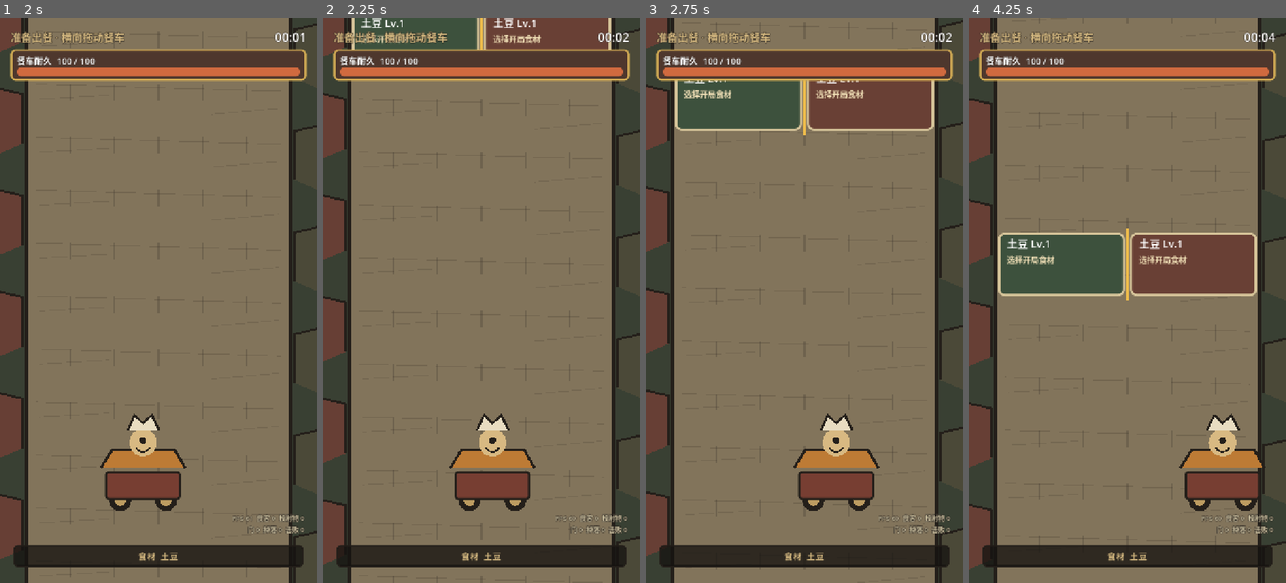
Above: before the commit, frames 1-4 (left to right).
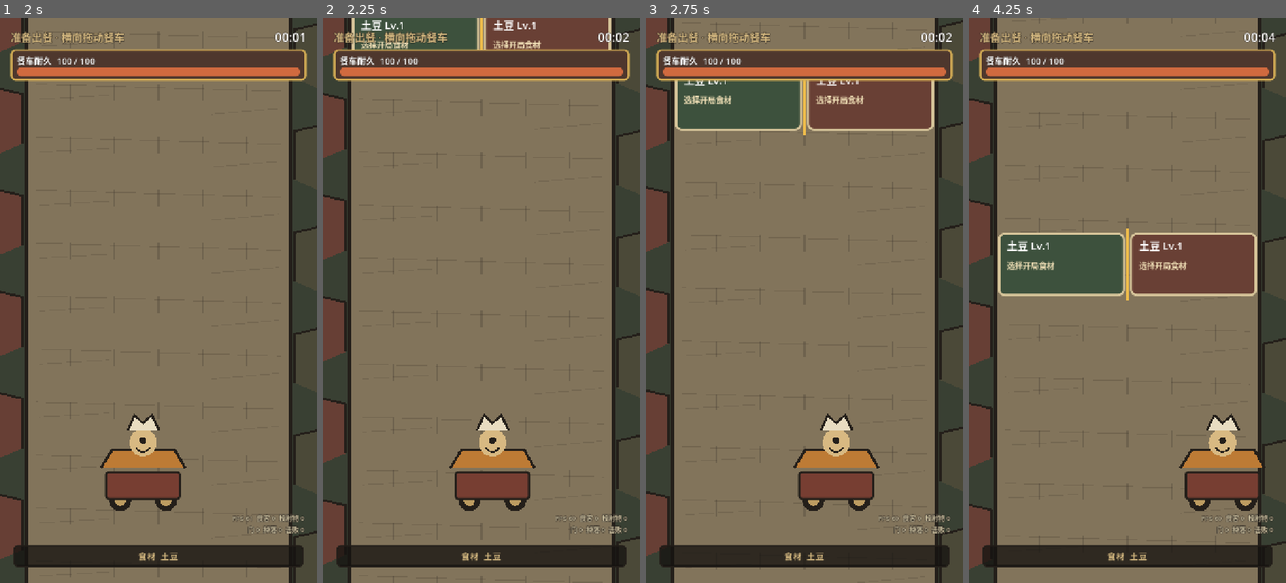
Above: after the commit, the same moments.

Repository: Xixi052303/Sali-project
Game: Godot game, scene res://scenes/run.tscn
Same seed, same stepped clock (60 frames per second), same inputs: the game is played once before the commit and once after it.
Inputs (mouse positions are in pixels of both pictures, inside the frame that each line leads up to):
- Up to frame 1 (2 s): move the mouse to (228, 272) at 0.52 s; click (228, 272) at 0.67 s; drag from (95, 328) to (142, 413) at 1.27 s
- Up to frame 2 (2.25 s): move the mouse to (513, 176) at 2.02 s; click (513, 176) at 2.17 s
- Up to frame 3 (2.75 s): no input
- Up to frame 4 (4.25 s): drag from (1111, 413) to (1032, 215) at 2.77 s; move the mouse to (1222, 385) at 3.52 s; click (1222, 385) at 3.67 s

Frame 1 is identical in both runs. In frame 2, 0.7% of the frame differs, in the area x 12-69%, y 0-6%; in frame 3, 0.7%; in frame 4, 0.9%, in the area x 12-69%, y 39-45%.

Commit message:
完善强化门双层血量与食客实际碰撞结算
- 强化门新增公开基础血量与隐藏升值血量，修复中心位置同时取得两侧效果的问题
- 普通食客改为仅与餐车主体实际相交时造成伤害
- 成功绕行的食客从屏幕底部静默离场，不扣耐久、不掉落且不计入击败
- 同步更新README、模块化GDD、决策记录和工程运行链路
- 补充强化门及食客碰撞核心测试
- 验证通过：CORE_TESTS_OK、SMOKE_TEST_OK、git diff --check
- 未执行：720×1280、405×720及窄长竖屏的人工画面验收

Diff:
--- a/scripts/cart.gd
+++ b/scripts/cart.gd
@@ -6,6 +6,7 @@
 
 const BASE_MOVE_SPEED: float = 900.0
 const INK: Color = Color("#241f1a")
+const COLLISION_RECT: Rect2 = Rect2(-96.0, -150.0, 192.0, 217.0)
 
 var state: RunState
 var playfield: Playfield
@@ -74,6 +75,10 @@
 	return true
 
 
+func collision_rect() -> Rect2:
+	return Rect2(global_position + COLLISION_RECT.position, COLLISION_RECT.size)
+
+
 func play_upgrade_feedback(color: Color) -> void:
 	if _upgrade_tween != null and _upgrade_tween.is_valid():
 		_upgrade_tween.kill()
--- a/scripts/customer.gd
+++ b/scripts/customer.gd
@@ -2,7 +2,8 @@
 extends Node2D
 
 signal satisfied(customer: Customer)
-signal leaked(customer: Customer)
+signal collided_with_cart(customer: Customer)
+signal escaped(customer: Customer)
 signal ranged_attack(customer: Customer, amount: float)
 
 const INK: Color = Color("#241f1a")
@@ -49,9 +50,12 @@
 		if _attack_remaining <= 0.0:
 			_attack_remaining = data.attack_interval
 			ranged_attack.emit(self, remaining_appetite * data.attack_ratio)
-	if position.y >= Playfield.CART_Y - 30.0:
+	if run.customer_collides_with_cart(self):
 		active = false
-		leaked.emit(self)
+		collided_with_cart.emit(self)
+	elif position.y >= Playfield.CUSTOMER_DESPAWN_Y:
+		active = false
+		escaped.emit(self)
 
 
 func receive_satisfaction(amount: float) -> void:
@@ -71,6 +75,11 @@
 	return maxf(44.0, float(data.occupied_regions) * Playfield.REGION_WIDTH * 0.42)
 
 
+func collision_rect() -> Rect2:
+	var width: float = _body_width()
+	return Rect2(global_position + Vector2(-width * 0.5, -42.0), Vector2(width, 84.0))
+
+
 func travel_speed() -> float:
 	if data == null or run == null:
 		return 0.0
@@ -80,7 +89,7 @@
 func _draw() -> void:
 	if data == null:
 		return
-	var width: float = maxf(82.0, float(data.occupied_regions) * Playfield.REGION_WIDTH - 18.0)
+	var width: float = _body_width()
 	var body_rect: Rect2 = Rect2(-width * 0.5, -42.0, width, 84.0)
 	var body_color: Color = data.body_color
 	if _hit_feedback_remaining > 0.0:
@@ -111,6 +120,12 @@
 	draw_string(font, text_position, appetite_text, HORIZONTAL_ALIGNMENT_CENTER, width, 30, Color("#ffe09a"))
 
 
+func _body_width() -> float:
+	if data == null:
+		return 82.0
+	return maxf(82.0, float(data.occupied_regions) * Playfield.REGION_WIDTH - 18.0)
+
+
 func _body_style(color: Color) -> StyleBoxFlat:
 	var style: StyleBoxFlat = StyleBoxFlat.new()
 	style.bg_color = color
--- a/scripts/playfield.gd
+++ b/scripts/playfield.gd
@@ -9,6 +9,7 @@
 const REGION_WIDTH: float = ROAD_WIDTH / float(REGION_COUNT)
 const CART_Y: float = 1050.0
 const CUSTOMER_SPAWN_Y: float = -640.0
+const CUSTOMER_DESPAWN_Y: float = 1360.0
 const PROJECTILE_TOP_BOUNDARY: float = -720.0
 const FORWARD_MIN_CENTER_DISTANCE: float = 180.0
 # 生成预测额外预留一帧移动量，保证低帧率下实际距离仍不低于视觉安全线。
--- a/scripts/run.gd
+++ b/scripts/run.gd
@@ -135,6 +135,12 @@
 	return phase == Phase.FORWARD or phase == Phase.BOSS
 
 
+func customer_collides_with_cart(customer: Customer) -> bool:
+	if customer == null or cart == null:
+		return false
+	return customer.collision_rect().intersects(cart.collision_rect())
+
+
 func get_priority_target() -> Node2D:
 	var best_target: Node2D = null
 	var best_forward: float = INF
@@ -218,7 +224,11 @@
 			projectile.register_hit(boss)
 
 
-func on_gate_selected(upgrade: UpgradeData, start_food_gate: bool) -> void:
+func on_gate_selected(
+	upgrade: UpgradeData,
+	start_food_gate: bool,
+	remaining_base_health: float = 0.0
+) -> void:
 	if start_food_gate:
 		hud.show_toast("土豆装车！自动寻找最近的食客")
 		return
@@ -232,6 +242,8 @@
 		],
 		upgrade.rarity_color
 	)
+	if remaining_base_health > 0.0:
+		damage_cart(remaining_base_health, "撞门")
 
 
 func on_upgrade_drop_collected(upgrade: UpgradeData) -> void:
@@ -344,7 +356,8 @@
 	var appetite: float = roundf(_current_baseline_appetite() * customer_data.appetite_multiplier)
 	customer.configure(customer_data, self, _spawn_counter, appetite)
 	customer.satisfied.connect(_on_customer_satisfied)
-	customer.leaked.connect(_on_customer_leaked)
+	customer.collided_with_cart.connect(_on_customer_collided_with_cart)
+	customer.escaped.connect(_on_customer_escaped)
 	customer.ranged_attack.connect(_on_customer_ranged_attack)
 	customers.append(customer)
 
@@ -377,7 +390,8 @@
 	var appetite: float = roundf(_current_baseline_appetite() * elite_guest_data.appetite_multiplier)
 	elite.configure(elite_guest_data, self, _spawn_counter, appetite)
 	elite.satisfied.connect(_on_customer_satisfied)
-	elite.leaked.connect(_on_customer_leaked)
+	elite.collided_with_cart.connect(_on_customer_collided_with_cart)
+	elite.escaped.connect(_on_customer_escaped)
 	elite.ranged_attack.connect(_on_customer_ranged_attack)
 	customers.append(elite)
 	hud.set_phase("精英检查 · 六区无法绕行")
@@ -419,10 +433,16 @@
 	_finish_customer(customer, false)
 
 
-func _on_customer_leaked(customer: Customer) -> void:
+func _on_customer_collided_with_cart(customer: Customer) -> void:
 	var remaining: float = customer.remaining_appetite
 	damage_cart(remaining, "漏客投诉")
 	_finish_customer(customer, true)
+
+
+# 绕开餐车的食客只离开模拟，不产生伤害、击败或掉落。
+func _on_customer_escaped(customer: Customer) -> void:
+	customers.erase(customer)
+	customer.queue_free()
 
 
 func _finish_customer(customer: Customer, collided: bool) -> void:
--- a/scripts/upgrade_gate.gd
+++ b/scripts/upgrade_gate.gd
@@ -14,10 +14,11 @@
 var move_speed: float = 250.0
 var spawn_index: int = 0
 var baseline_appetite: float = 1.0
-var left_max_health: float = 0.0
-var right_max_health: float = 0.0
-var left_health: float = 0.0
-var right_health: float = 0.0
+# 基础血量负责撞门损伤并公开显示；隐藏血量只负责基础层击破后的奖励升值。
+var left_base_health: float = 0.0
+var right_base_health: float = 0.0
+var left_upgrade_health: float = 0.0
+var right_upgrade_health: float = 0.0
 
 # 两个目标节点只用于稳定区分左右门的瞄准与投射物命中记录。
 var _left_target: Node2D
@@ -26,7 +27,7 @@
 var _right_hit_feedback: float = 0.0
 
 
-# 生成时锁定门的基准胃口，后续伤害只改变各侧奖励百分位。
+# 生成时锁定门的基准胃口，并分别建立公开基础层和隐藏升值层。
 func configure(
 	run_controller: RunController,
 	left: UpgradeData,
@@ -44,10 +45,10 @@
 	position = Vector2.ZERO
 	_ensure_targets()
 	if not start_food_gate:
-		left_max_health = baseline_appetite * (1.0 - left_upgrade.value_ratio)
-		right_max_health = baseline_appetite * (1.0 - right_upgrade.value_ratio)
-		left_health = left_max_health
-		right_health = right_max_health
+		left_base_health = baseline_appetite
+		right_base_health = baseline_appetite
+		left_upgrade_health = baseline_appetite * (1.0 - left_upgrade.value_ratio)
+		right_upgrade_health = baseline_appetite * (1.0 - right_upgrade.value_ratio)
 	queue_redraw()
 
 
@@ -62,8 +63,12 @@
 		position.y += move_speed * delta
 	if position.y >= Playfield.CART_Y:
 		resolved = true
-		var chose_left: bool = run.cart.position.x < SIDE_DIVIDER_X
-		run.on_gate_selected(left_upgrade if chose_left else right_upgrade, start_food_gate)
+		var cart_x: float = run.cart.position.x
+		run.on_gate_selected(
+			selected_upgrade_for_x(cart_x),
+			start_food_gate,
+			selected_base_health_for_x(cart_x)
+		)
 		queue_free()
 
 
@@ -75,6 +80,15 @@
 	if not side_is_attackable(use_left):
 		return null
 	return _left_target if use_left else _right_target
+
+
+# 中心点固定归右侧，越线结算始终只返回一个门选项。
+func selected_upgrade_for_x(cart_x: float) -> UpgradeData:
+	return left_upgrade if cart_x < SIDE_DIVIDER_X else right_upgrade
+
+
+func selected_base_health_for_x(cart_x: float) -> float:
+	return left_base_health if cart_x < SIDE_DIVIDER_X else right_base_health
 
 
 # 投射物按实际所在面板结算，左右两侧的命中历史互不共享。
@@ -95,17 +109,23 @@
 	return projectile.register_hit(target)
 
 
-# 门血减少时，奖励百分位按剩余血量连续映射到完整数值区间。
+# 伤害必须先击破公开基础层；后续攻击才消耗隐藏层并提高奖励。
 func receive_damage(hit_left: bool, amount: float) -> void:
 	if start_food_gate or resolved or amount <= 0.0 or not side_is_attackable(hit_left):
 		return
 	if hit_left:
-		left_health = maxf(0.0, left_health - amount)
-		left_upgrade.set_value_ratio(1.0 - left_health / baseline_appetite)
+		if left_base_health > 0.0001:
+			left_base_health = maxf(0.0, left_base_health - amount)
+		else:
+			left_upgrade_health = maxf(0.0, left_upgrade_health - amount)
+			left_upgrade.set_value_ratio(1.0 - left_upgrade_health / baseline_appetite)
 		_left_hit_feedback = 0.12
 	else:
-		right_health = maxf(0.0, right_health - amount)
-		right_upgrade.set_value_ratio(1.0 - right_health / baseline_appetite)
+		if right_base_health > 0.0001:
+			right_base_health = maxf(0.0, right_base_health - amount)
+		else:
+			right_upgrade_health = maxf(0.0, right_upgrade_health - amount)
+			right_upgrade.set_value_ratio(1.0 - right_upgrade_health / baseline_appetite)
 		_right_hit_feedback = 0.12
 	queue_redraw()
 
@@ -113,7 +133,9 @@
 func side_is_attackable(left_side: bool) -> bool:
 	if start_food_gate:
 		return false
-	return left_health > 0.0001 if left_side else right_health > 0.0001
+	if left_side:
+		return left_base_health > 0.0001 or left_upgrade_health > 0.0001
+	return right_base_health > 0.0001 or right_upgrade_health > 0.0001
 
 
 func travel_speed() -> float:
@@ -124,6 +146,9 @@
 	_draw_panel(LEFT_PANEL, left_upgrade, Color("#3d513d"), true)
 	_draw_panel(RIGHT_PANEL, right_upgrade, Color("#694035"), false)
 	draw_line(Vector2(SIDE_DIVIDER_X, -82.0), Vector2(SIDE_DIVIDER_X, 82.0), Color("#efbd4b"), 7.0)
+	if not start_food_gate:
+		_draw_base_health(LEFT_PANEL, left_base_health)
+		_draw_base_health(RIGHT_PANEL, right_base_health)
 
 
 func _draw_panel(rect: Rect2, upgrade: UpgradeData, color: Color, left_side: bool) -> void:
@@ -144,16 +169,20 @@
 	var title: String = "土豆 Lv.1" if start_food_gate else upgrade.display_name
 	var maximum_durability: float = 100.0 if run == null else run.state.maximum_durability
 	var value_text: String = "选择开局食材" if start_food_gate else upgrade.effect_text(maximum_durability)
-	draw_string(font, rect.position + Vector2(20.0, 34.0), title, HORIZONTAL_ALIGNMENT_LEFT, rect.size.x - 40.0, 24, Color.WHITE)
-	draw_string(font, rect.position + Vector2(20.0, 69.0), value_text, HORIZONTAL_ALIGNMENT_LEFT, rect.size.x - 40.0, 18, Color("#f0dfb6"))
+	draw_string(font, rect.position + Vector2(20.0, 39.0), title, HORIZONTAL_ALIGNMENT_LEFT, rect.size.x - 40.0, 24, Color.WHITE)
+	draw_string(font, rect.position + Vector2(20.0, 82.0), value_text, HORIZONTAL_ALIGNMENT_LEFT, rect.size.x - 40.0, 18, Color("#f0dfb6"))
 	if start_food_gate:
 		return
-	var current_health: float = left_health if left_side else right_health
-	var maximum_health: float = left_max_health if left_side else right_max_health
-	var health_text: String = "已强化至上限" if current_health <= 0.0001 else "门耐久 %d / %d" % [ceili(current_health), ceili(maximum_health)]
-	var detail_size: int = 18 if feedback > 0.0 else 16
-	draw_string(font, rect.position + Vector2(20.0, 100.0), upgrade.rarity_name, HORIZONTAL_ALIGNMENT_LEFT, rect.size.x - 40.0, 16, upgrade.rarity_color)
-	draw_string(font, rect.position + Vector2(20.0, 128.0), health_text, HORIZONTAL_ALIGNMENT_LEFT, rect.size.x - 40.0, detail_size, Color("#fff3d0"))
+	draw_string(font, rect.position + Vector2(20.0, 121.0), upgrade.rarity_name, HORIZONTAL_ALIGNMENT_LEFT, rect.size.x - 40.0, 17, upgrade.rarity_color)
+
+
+func _draw_base_health(rect: Rect2, health: float) -> void:
+	var font: Font = ThemeDB.fallback_font
+	var health_text: String = str(ceili(health))
+	var text_position: Vector2 = Vector2(rect.position.x, rect.position.y - 14.0)
+	for offset: Vector2 in [Vector2(-2.0, 0.0), Vector2(2.0, 0.0), Vector2(0.0, -2.0), Vector2(0.0, 2.0)]:
+		draw_string(font, text_position + offset, health_text, HORIZONTAL_ALIGNMENT_CENTER, rect.size.x, 30, INK)
+	draw_string(font, text_position, health_text, HORIZONTAL_ALIGNMENT_CENTER, rect.size.x, 30, Color("#ffe09a"))
 
 
 func _ensure_targets() -> void:
--- a/tests/test_core.gd
+++ b/tests/test_core.gd
@@ -5,6 +5,7 @@
 
 func _init() -> void:
 	_test_playfield()
+	_test_customer_cart_collision()
 	_test_run_state()
 	_test_upgrade_gate()
 	_test_timeline()
@@ -32,6 +33,25 @@
 		not field.forward_paths_are_separated(-300.0, 301.0, 0.0, 250.0),
 		"会在抵达餐车前追尾的对象需要延迟生成"
 	)
+	field.free()
+
+
+func _test_customer_cart_collision() -> void:
+	var field: Playfield = Playfield.new()
+	var state: RunState = RunState.new()
+	var cart: Cart = Cart.new()
+	cart.configure(state, field)
+	var basic_data: CustomerData = load("res://data/customers/basic_guest.tres") as CustomerData
+	var customer: Customer = Customer.new()
+	customer.configure(basic_data, null, 1, 32.0)
+	customer.position = Vector2(160.0, 900.0)
+	_check(not customer.collision_rect().intersects(cart.collision_rect()), "食客纵向到达餐车但横向绕开时不算碰撞")
+	customer.position = Vector2(360.0, 900.0)
+	_check(customer.collision_rect().intersects(cart.collision_rect()), "食客与餐车绘制范围相交时算碰撞")
+	customer.position = Vector2(160.0, Playfield.CUSTOMER_DESPAWN_Y)
+	_check(not customer.collision_rect().intersects(cart.collision_rect()), "绕开的食客到达屏幕底部时不算碰撞")
+	customer.free()
+	cart.free()
 	field.free()
 
 
@@ -102,14 +122,23 @@
 	right.configure_value_range(0.10, 0.50, 0.80)
 	var gate: UpgradeGate = UpgradeGate.new()
 	gate.configure(null, left, right, false, 100.0, 1)
-	_check(is_equal_approx(gate.left_health, 66.0), "34%门初始耐久为基准胃口的66%")
-	_check(is_equal_approx(gate.right_health, 20.0), "左右门使用各自抽取百分位计算耐久")
+	_check(is_equal_approx(gate.left_base_health, 100.0), "左门基础血量等于食客基准胃口")
+	_check(is_equal_approx(gate.right_base_health, 100.0), "右门基础血量等于食客基准胃口")
+	_check(is_equal_approx(gate.left_upgrade_health, 66.0), "34%门的隐藏升值血量为基准胃口的66%")
+	_check(is_equal_approx(gate.right_upgrade_health, 20.0), "左右门使用各自抽取百分位计算隐藏血量")
+	gate.receive_damage(true, 100.0)
+	_check(is_zero_approx(gate.left_base_health), "攻击先击破门的公开基础血量")
+	_check(is_equal_approx(left.value_ratio, 0.34), "击破基础层的攻击不会溢出到隐藏升值层")
 	gate.receive_damage(true, 33.0)
-	_check(is_equal_approx(left.value_ratio, 0.67), "打掉一半门耐久后百分位由34%提升到67%")
+	_check(is_equal_approx(left.value_ratio, 0.67), "打掉一半隐藏升值血量后百分位由34%提升到67%")
 	_check(is_equal_approx(left.value, lerpf(0.05, 0.45, 0.67)), "门奖励随受击百分位实时映射")
-	_check(is_equal_approx(gate.right_health, 20.0), "攻击左门不会改变右门")
+	_check(is_equal_approx(gate.right_base_health, 100.0), "攻击左门不会改变右门基础血量")
+	_check(is_equal_approx(gate.right_upgrade_health, 20.0), "攻击左门不会改变右门隐藏血量")
 	gate.receive_damage(true, 100.0)
 	_check(left.is_at_maximum() and not gate.side_is_attackable(true), "门打空后达到区间上限并停止锁定")
+	_check(gate.selected_upgrade_for_x(359.9) == left, "中心线左侧只选择左门")
+	_check(gate.selected_upgrade_for_x(360.0) == right, "中心点固定只选择右门")
+	_check(gate.selected_base_health_for_x(360.0) == gate.right_base_health, "中心点只结算右门碰撞损伤")
 	gate.free()
 
 	var start_gate: UpgradeGate = UpgradeGate.new()
Not shown, changed: README.md
Not shown, changed: docs/gdd/combat.md
Not shown, changed: docs/gdd/core-loop.md
Not shown, changed: docs/gdd/decision-log.md
Not shown, changed: docs/gdd/food-and-upgrades.md
Not shown, changed: docs/gdd/index.md
Not shown, changed: docs/gdd/presentation.md
Not shown, changed: docs/technical/代码导航与运行链路.md
